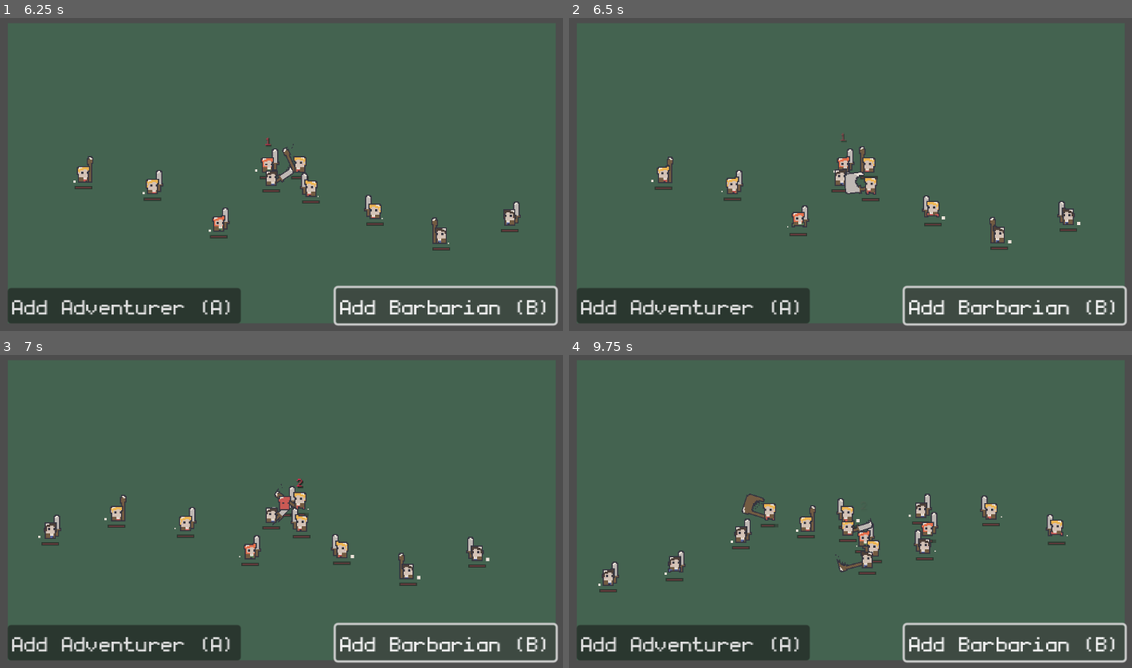
Above: before the commit, frames 1-4 (two rows, left to right).
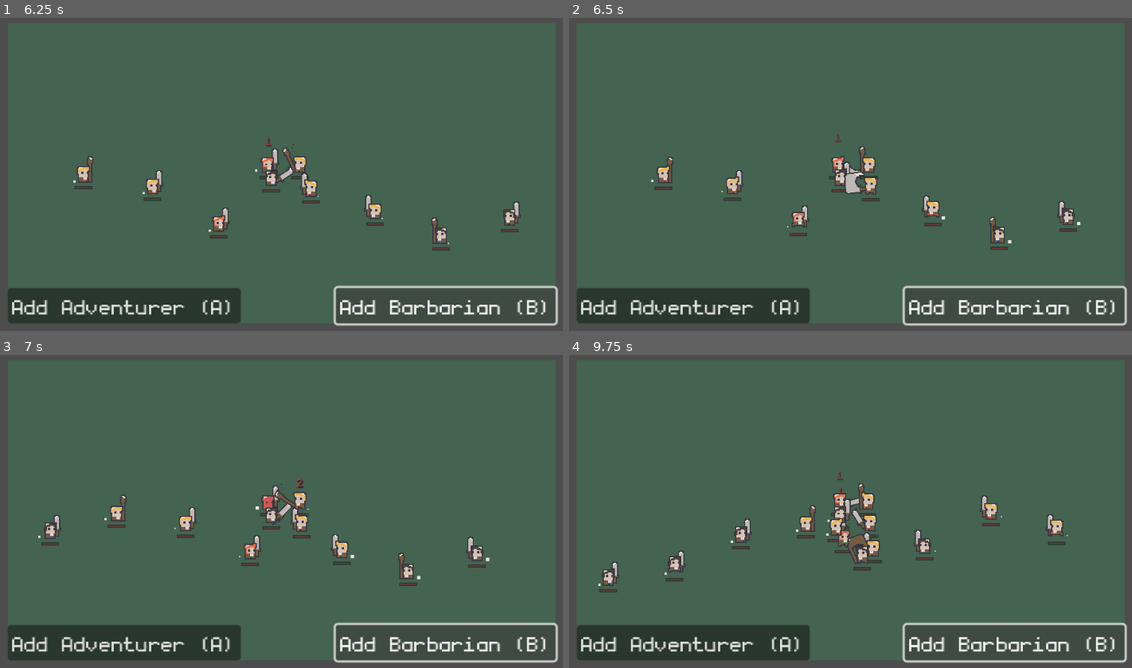
Above: after the commit, the same moments.

Repository: davidballester/godot-arena
Game: Godot game, scene res://scenes/example.tscn
Same seed, same stepped clock (60 frames per second), same inputs: the game is played once before the commit and once after it.
Inputs:
- Up to frame 1 (6.25 s): click "Add Adventurer (A)" at 0.5 s; click "Add Barbarian (B)" at 1.25 s; click "Add Adventurer (A)" at 2 s; click "Add Barbarian (B)" at 2.75 s; click "Add Adventurer (A)" at 3.5 s; click "Add Barbarian (B)" at 4.25 s; tap A (spawn_adventurer) at 5.1 s; tap B (spawn_barbarian) at 5.85 s
- Up to frame 2 (6.5 s): no input
- Up to frame 3 (7 s): tap A (spawn_adventurer) at 6.6 s
- Up to frame 4 (9.75 s): tap B (spawn_barbarian) at 7.35, 8.85 s; tap A (spawn_adventurer) at 8.1, 9.6 s

Frame 1 is identical in both runs. In frame 2, 0.2% of the frame differs, in the area x 46-52%, y 36-52%; in frame 3, 0.3%; in frame 4, 2.1%, in the area x 30-66%, y 37-71%.

Commit message:
Make combatants keep fighting last oponent after getting hit

Diff:
--- a/model/brain/brain.gd
+++ b/model/brain/brain.gd
@@ -14,5 +14,9 @@
 	return null
 
 # virtual
+func should_keep_fighting(_combatant: PerceivedCombatant) -> bool:
+	return false
+
+# virtual
 func engage(_combatant: PerceivedCombatant, _oponent: PerceivedCombatant) -> EngageAction:
 	return EngageAction.FIGHT
--- a/model/brain/stock_brain.gd
+++ b/model/brain/stock_brain.gd
@@ -11,5 +11,8 @@
 	)
 	return oponents_sorted_by_distance.pop_back()
 
+func should_keep_fighting(_combatant: PerceivedCombatant) -> bool:
+	return true
+
 func engage(_combatant: PerceivedCombatant, _oponent: PerceivedCombatant) -> EngageAction:
 	return EngageAction.FIGHT
--- a/model/combatant_state_machine/combatant_engage_enemy.gd
+++ b/model/combatant_state_machine/combatant_engage_enemy.gd
@@ -8,6 +8,7 @@
 
 func enter(args: Array) -> void:
 	var combatant_id: String = args[0]
+	datastore.last_oponent_id = combatant_id
 	combatant = datastore.battle.get_combatant(combatant_id)
 
 func exit() -> void:
--- a/model/combatant_state_machine/combatant_seek_enemy_state.gd
+++ b/model/combatant_state_machine/combatant_seek_enemy_state.gd
@@ -5,6 +5,17 @@
 	return "CombatantSeekEnemyState"
 
 func process(_delta: float) -> void:
+	var last_oponent_id = datastore.last_oponent_id
+	datastore.last_oponent_id = ""
+	if last_oponent_id != "" and _should_fight_oponent(last_oponent_id):
+		state_machine.transition_to_state(
+			CombatantApproachEnemyState.get_state_name(),
+			[last_oponent_id]
+		)
+		return
+	_choose_new_oponent()
+
+func _choose_new_oponent() -> void:
 	var oponents = datastore.battle.get_oponents(datastore.combatant_id)
 	var perceived_oponents = oponents.map(func(o: Combatant):
 		return datastore.perception_component.perceive_combatant(o)
@@ -26,3 +37,11 @@
 		state_machine.transition_to_state(CombatantEscapeState.get_state_name())
 	else:
 		state_machine.transition_to_state(CombatantVictoryState.get_state_name())
+
+func _should_fight_oponent(oponent_id: String) -> bool:
+	var combatant = datastore.battle.get_combatant(datastore.combatant_id)
+	var last_oponent = datastore.battle.get_combatant(oponent_id)
+	if not last_oponent or not last_oponent.is_alive() or not combatant.can_attack(last_oponent.global_position):
+		return false
+	var perceived_last_oponent = datastore.perception_component.perceive_combatant(last_oponent)
+	return datastore.brain.should_keep_fighting(perceived_last_oponent)
--- a/model/combatant_state_machine/combatant_state_machine_datastore.gd
+++ b/model/combatant_state_machine/combatant_state_machine_datastore.gd
@@ -3,5 +3,6 @@
 
 var battle: Battle
 var combatant_id: String = "ignotus1234"
+var last_oponent_id: String = ""
 var brain: Brain
 var perception_component: CombatantPerceptionComponent
